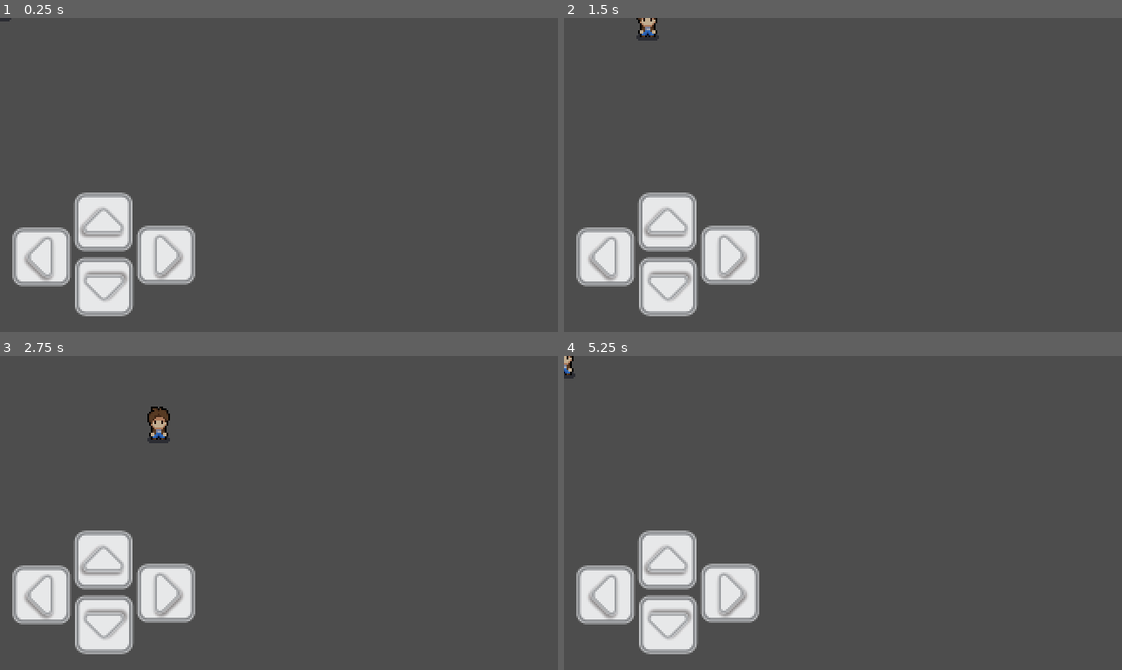
Above: before the commit, frames 1-4 (two rows, left to right).
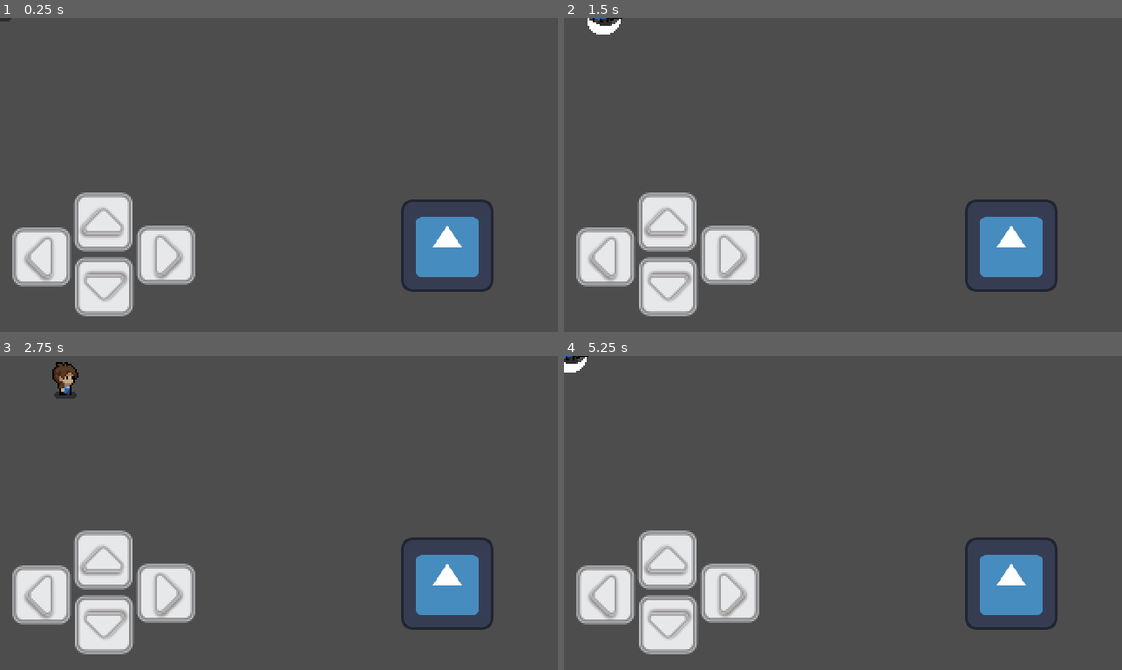
Above: after the commit, the same moments.

Repository: matheus-kiyoshi/top-down-2d-game
Game: Godot game, scene res://character/scenes/character.tscn
Same seed, same stepped clock (60 frames per second), same inputs: the game is played once before the commit and once after it. The engine's default icon, where the game draws it, is replaced by a stand-in: a white triangle on a blue panel in a dark square.
Inputs:
- Up to frame 1 (0.25 s): no input
- Up to frame 2 (1.5 s): tap Enter at 0.5 s; hold D (move_right) 0.53-1.28 s; tap Q (attack_button, bound only after the commit) at 0.6, 1.35 s; tap Space at 1.25 s; hold S (move_down) from 1.28 s (still down)
- Up to frame 3 (2.75 s): release S (move_down) at 2.03 s; hold D (move_right) from 2.03 s (still down); tap Q (attack_button, bound only after the commit) at 2.1 s
- Up to frame 4 (5.25 s): release D (move_right) at 2.78 s; hold W (move_up) 2.78-3.53 s; tap Q (attack_button, bound only after the commit) every 0.75 s from 2.85 to 5.1 s; hold A (move_left) 3.53-5.03 s; tap Enter at 5 s; hold S (move_down) from 5.03 s (still down)

The runs differ from the first frame. In frame 1, 2.7% of the frame differs, in the area x 71-89%, y 57-88%; in frame 2, 3.2%; in frame 3, 3.5%, in the area x 9-89%, y 1-88%; in frame 4, 2.9%.

Commit message:
character idle and walk animation finished, attack animation/button finished

Diff:
--- a/character/scenes/character.tscn
+++ b/character/scenes/character.tscn
@@ -46,6 +46,166 @@
 "values": [false]
 }
 
+[sub_resource type="Animation" id="Animation_3kebg"]
+resource_name = "attack_down"
+length = 0.4
+tracks/0/type = "value"
+tracks/0/imported = false
+tracks/0/enabled = true
+tracks/0/path = NodePath("Texture:frame")
+tracks/0/interp = 1
+tracks/0/loop_wrap = true
+tracks/0/keys = {
+"times": PackedFloat32Array(0, 0.1, 0.2, 0.3),
+"transitions": PackedFloat32Array(1, 1, 1, 1),
+"update": 1,
+"values": [36, 37, 38, 39]
+}
+tracks/1/type = "value"
+tracks/1/imported = false
+tracks/1/enabled = true
+tracks/1/path = NodePath("Texture:position")
+tracks/1/interp = 1
+tracks/1/loop_wrap = true
+tracks/1/keys = {
+"times": PackedFloat32Array(0),
+"transitions": PackedFloat32Array(1),
+"update": 0,
+"values": [Vector2(-0.5, -17)]
+}
+tracks/2/type = "value"
+tracks/2/imported = false
+tracks/2/enabled = true
+tracks/2/path = NodePath("Texture:flip_h")
+tracks/2/interp = 1
+tracks/2/loop_wrap = true
+tracks/2/keys = {
+"times": PackedFloat32Array(0),
+"transitions": PackedFloat32Array(1),
+"update": 1,
+"values": [false]
+}
+
+[sub_resource type="Animation" id="Animation_7c2hi"]
+resource_name = "attack_left"
+length = 0.4
+tracks/0/type = "value"
+tracks/0/imported = false
+tracks/0/enabled = true
+tracks/0/path = NodePath("Texture:frame")
+tracks/0/interp = 1
+tracks/0/loop_wrap = true
+tracks/0/keys = {
+"times": PackedFloat32Array(0, 0.1, 0.2, 0.3),
+"transitions": PackedFloat32Array(1, 1, 1, 1),
+"update": 1,
+"values": [42, 43, 44, 45]
+}
+tracks/1/type = "value"
+tracks/1/imported = false
+tracks/1/enabled = true
+tracks/1/path = NodePath("Texture:position")
+tracks/1/interp = 1
+tracks/1/loop_wrap = true
+tracks/1/keys = {
+"times": PackedFloat32Array(0),
+"transitions": PackedFloat32Array(1),
+"update": 0,
+"values": [Vector2(0.5, -17)]
+}
+tracks/2/type = "value"
+tracks/2/imported = false
+tracks/2/enabled = true
+tracks/2/path = NodePath("Texture:flip_h")
+tracks/2/interp = 1
+tracks/2/loop_wrap = true
+tracks/2/keys = {
+"times": PackedFloat32Array(0),
+"transitions": PackedFloat32Array(1),
+"update": 1,
+"values": [true]
+}
+
+[sub_resource type="Animation" id="Animation_hlnxr"]
+resource_name = "attack_right"
+length = 0.4
+tracks/0/type = "value"
+tracks/0/imported = false
+tracks/0/enabled = true
+tracks/0/path = NodePath("Texture:frame")
+tracks/0/interp = 1
+tracks/0/loop_wrap = true
+tracks/0/keys = {
+"times": PackedFloat32Array(0, 0.1, 0.2, 0.3),
+"transitions": PackedFloat32Array(1, 1, 1, 1),
+"update": 1,
+"values": [42, 43, 44, 45]
+}
+tracks/1/type = "value"
+tracks/1/imported = false
+tracks/1/enabled = true
+tracks/1/path = NodePath("Texture:position")
+tracks/1/interp = 1
+tracks/1/loop_wrap = true
+tracks/1/keys = {
+"times": PackedFloat32Array(0),
+"transitions": PackedFloat32Array(1),
+"update": 0,
+"values": [Vector2(-0.5, -17)]
+}
+tracks/2/type = "value"
+tracks/2/imported = false
+tracks/2/enabled = true
+tracks/2/path = NodePath("Texture:flip_h")
+tracks/2/interp = 1
+tracks/2/loop_wrap = true
+tracks/2/keys = {
+"times": PackedFloat32Array(0),
+"transitions": PackedFloat32Array(1),
+"update": 1,
+"values": [false]
+}
+
+[sub_resource type="Animation" id="Animation_8d2e4"]
+resource_name = "attack_up"
+length = 0.4
+tracks/0/type = "value"
+tracks/0/imported = false
+tracks/0/enabled = true
+tracks/0/path = NodePath("Texture:frame")
+tracks/0/interp = 1
+tracks/0/loop_wrap = true
+tracks/0/keys = {
+"times": PackedFloat32Array(0, 0.1, 0.2, 0.3),
+"transitions": PackedFloat32Array(1, 1, 1, 1),
+"update": 1,
+"values": [48, 49, 50, 51]
+}
+tracks/1/type = "value"
+tracks/1/imported = false
+tracks/1/enabled = true
+tracks/1/path = NodePath("Texture:position")
+tracks/1/interp = 1
+tracks/1/loop_wrap = true
+tracks/1/keys = {
+"times": PackedFloat32Array(0),
+"transitions": PackedFloat32Array(1),
+"update": 0,
+"values": [Vector2(-0.5, -17)]
+}
+tracks/2/type = "value"
+tracks/2/imported = false
+tracks/2/enabled = true
+tracks/2/path = NodePath("Texture:flip_h")
+tracks/2/interp = 1
+tracks/2/loop_wrap = true
+tracks/2/keys = {
+"times": PackedFloat32Array(0),
+"transitions": PackedFloat32Array(1),
+"update": 1,
+"values": [false]
+}
+
 [sub_resource type="Animation" id="Animation_jiuh5"]
 resource_name = "idle_down"
 length = 0.6
@@ -377,6 +537,10 @@
 [sub_resource type="AnimationLibrary" id="AnimationLibrary_28poy"]
 _data = {
 "RESET": SubResource("Animation_uarj7"),
+"attack_down": SubResource("Animation_3kebg"),
+"attack_left": SubResource("Animation_7c2hi"),
+"attack_right": SubResource("Animation_hlnxr"),
+"attack_up": SubResource("Animation_8d2e4"),
 "idle_down": SubResource("Animation_jiuh5"),
 "idle_left": SubResource("Animation_2ev53"),
 "idle_right": SubResource("Animation_js171"),
@@ -386,6 +550,29 @@
 "walk_right": SubResource("Animation_mwigf"),
 "walk_up": SubResource("Animation_vl6t0")
 }
+
+[sub_resource type="AnimationNodeAnimation" id="AnimationNodeAnimation_7wond"]
+animation = &"attack_right"
+
+[sub_resource type="AnimationNodeAnimation" id="AnimationNodeAnimation_50iuf"]
+animation = &"attack_left"
+
+[sub_resource type="AnimationNodeAnimation" id="AnimationNodeAnimation_lve53"]
+animation = &"attack_down"
+
+[sub_resource type="AnimationNodeAnimation" id="AnimationNodeAnimation_ha1yb"]
+animation = &"attack_up"
+
+[sub_resource type="AnimationNodeBlendSpace2D" id="AnimationNodeBlendSpace2D_8gu07"]
+blend_point_0/node = SubResource("AnimationNodeAnimation_7wond")
+blend_point_0/pos = Vector2(1, 0)
+blend_point_1/node = SubResource("AnimationNodeAnimation_50iuf")
+blend_point_1/pos = Vector2(-1, 0)
+blend_point_2/node = SubResource("AnimationNodeAnimation_lve53")
+blend_point_2/pos = Vector2(0, 0.9)
+blend_point_3/node = SubResource("AnimationNodeAnimation_ha1yb")
+blend_point_3/pos = Vector2(0, -0.9)
+blend_mode = 1
 
 [sub_resource type="AnimationNodeAnimation" id="AnimationNodeAnimation_dqd2d"]
 animation = &"idle_up"
@@ -438,15 +625,21 @@
 blend_point_3/pos = Vector2(-1, 0)
 
 [sub_resource type="AnimationNodeStateMachine" id="AnimationNodeStateMachine_pu1w8"]
-states/End/position = Vector2(552.398, 100.494)
+states/End/position = Vector2(656.287, 100.05)
+states/Start/position = Vector2(107.778, 99.7806)
+states/attack/node = SubResource("AnimationNodeBlendSpace2D_8gu07")
+states/attack/position = Vector2(519.072, 98.9085)
 states/idle/node = SubResource("AnimationNodeBlendSpace2D_650r5")
-states/idle/position = Vector2(314.35, 100.645)
+states/idle/position = Vector2(230.461, 100.388)
 states/walk/node = SubResource("AnimationNodeBlendSpace2D_kdys3")
-states/walk/position = Vector2(438.239, 100.556)
+states/walk/position = Vector2(364.906, 100.461)
 graph_offset = Vector2(38.4612, 0)
 
-[node name="Character" type="CharacterBody2D"]
+[node name="Character" type="CharacterBody2D" node_paths=PackedStringArray("_attack_timer", "_animation_tree")]
+platform_wall_layers = 8192
 script = ExtResource("1_ifnoj")
+_attack_timer = NodePath("attackTimer")
+_animation_tree = NodePath("AnimationTree")
 
 [node name="Texture" type="Sprite2D" parent="."]
 position = Vector2(-0.5, -17)
@@ -469,5 +662,13 @@
 [node name="AnimationTree" type="AnimationTree" parent="."]
 tree_root = SubResource("AnimationNodeStateMachine_pu1w8")
 anim_player = NodePath("../Animation")
+active = true
+parameters/attack/blend_position = Vector2(-0.00413692, -0.0188457)
 parameters/idle/blend_position = Vector2(0, 0)
 parameters/walk/blend_position = Vector2(0, 0)
+
+[node name="attackTimer" type="Timer" parent="."]
+wait_time = 0.4
+one_shot = true
+
+[connection signal="timeout" from="attackTimer" to="." method="_on_attack_timer_timeout"]
--- a/character/scripts/character.gd
+++ b/character/scripts/character.gd
@@ -1,12 +1,25 @@
 extends CharacterBody2D
+
+var _state_machine
+var _is_attacking: bool = false
 
 @export_category("Variables")
 @export var _move_speed: float = 64.0
-@export var _friction: float = 0.8
-@export var _acceleration: float = 0.4
+
+@export var _friction: float = 0.2
+@export var _acceleration: float = 0.2
+
+@export_category("Objects")
+@export var _attack_timer: Timer = null
+@export var _animation_tree: AnimationTree = null
+
+func _ready() -> void:
+	_state_machine = _animation_tree["parameters/playback"]
 
 func _physics_process(_delta: float) -> void:
 	_move()
+	_attack()
+	_animate()
 	move_and_slide()
 
 
@@ -16,9 +29,38 @@
 		Input.get_axis("move_up", "move_down")
 	)
 	if _direction != Vector2.ZERO:
+		_animation_tree["parameters/idle/blend_position"] = _direction
+		_animation_tree["parameters/walk/blend_position"] = _direction
+		_animation_tree["parameters/attack/blend_position"] = _direction
+
 		velocity.x = lerp(velocity.x, _direction.normalized().x * _move_speed, _acceleration)
 		velocity.y = lerp(velocity.y, _direction.normalized().y * _move_speed, _acceleration)
 		return
 
 	velocity.x = lerp(velocity.x, _direction.normalized().x * _move_speed, _friction)
 	velocity.y = lerp(velocity.y, _direction.normalized().y * _move_speed, _friction)
+
+
+func _attack() -> void:
+	if Input.is_action_just_pressed("attack_button") and not _is_attacking:
+		set_physics_process(false)
+		_attack_timer.start()
+		_is_attacking = true
+
+
+
+func _animate() -> void:
+	if _is_attacking:
+		_state_machine.travel("attack")
+		return
+
+	if velocity.length() > 2:
+		_state_machine.travel("walk")
+		return
+
+	_state_machine.travel("idle")
+
+
+func _on_attack_timer_timeout() -> void:
+	set_physics_process(true)
+	_is_attacking = false
--- a/controls/controls.tscn
+++ b/controls/controls.tscn
@@ -1,9 +1,10 @@
-[gd_scene load_steps=5 format=3 uid="uid://bsdte1kqxw7ma"]
+[gd_scene load_steps=6 format=3 uid="uid://bsdte1kqxw7ma"]
 
 [ext_resource type="Texture2D" uid="uid://pu0gj4qroo5k" path="res://controls/sprites/button-left.png" id="1_cbuy6"]
 [ext_resource type="Texture2D" uid="uid://fa7lu6nyeeru" path="res://controls/sprites/button-right.png" id="2_1i5rj"]
 [ext_resource type="Texture2D" uid="uid://s4ailfoo84oc" path="res://controls/sprites/button-up.png" id="3_capm4"]
 [ext_resource type="Texture2D" uid="uid://dmabbdufmslhl" path="res://controls/sprites/button-down.png" id="4_wq5ma"]
+[ext_resource type="Texture2D" uid="uid://cvy0d87ufwg2g" path="res://icon.svg" id="5_vicx1"]
 
 [node name="Controls" type="CanvasLayer"]
 
@@ -30,3 +31,9 @@
 texture_normal = ExtResource("4_wq5ma")
 passby_press = true
 action = "move_down"
+
+[node name="attack" type="TouchScreenButton" parent="."]
+position = Vector2(230, 104)
+scale = Vector2(0.414062, 0.414062)
+texture_normal = ExtResource("5_vicx1")
+action = "attack_button"
--- a/project.godot
+++ b/project.godot
@@ -45,6 +45,12 @@
 "events": [Object(InputEventKey,"resource_local_to_scene":false,"resource_name":"","device":0,"window_id":0,"alt_pressed":false,"shift_pressed":false,"ctrl_pressed":false,"meta_pressed":false,"pressed":false,"keycode":0,"physical_keycode":83,"key_label":0,"unicode":0,"echo":false,"script":null)
 ]
 }
+attack_button={
+"deadzone": 0.5,
+"events": [Object(InputEventKey,"resource_local_to_scene":false,"resource_name":"","device":0,"window_id":0,"alt_pressed":false,"shift_pressed":false,"ctrl_pressed":false,"meta_pressed":false,"pressed":false,"keycode":0,"physical_keycode":81,"key_label":0,"unicode":0,"echo":false,"script":null)
+, Object(InputEventMouseButton,"resource_local_to_scene":false,"resource_name":"","device":-1,"window_id":0,"alt_pressed":false,"shift_pressed":false,"ctrl_pressed":false,"meta_pressed":false,"button_mask":0,"position":Vector2(0, 0),"global_position":Vector2(0, 0),"factor":1.0,"button_index":1,"canceled":false,"pressed":false,"double_click":false,"script":null)
+]
+}
 
 [rendering]
 
Not shown: 1 places in character/scenes/character.tscn that only renumber resources
Not shown, changed: .gitignore
